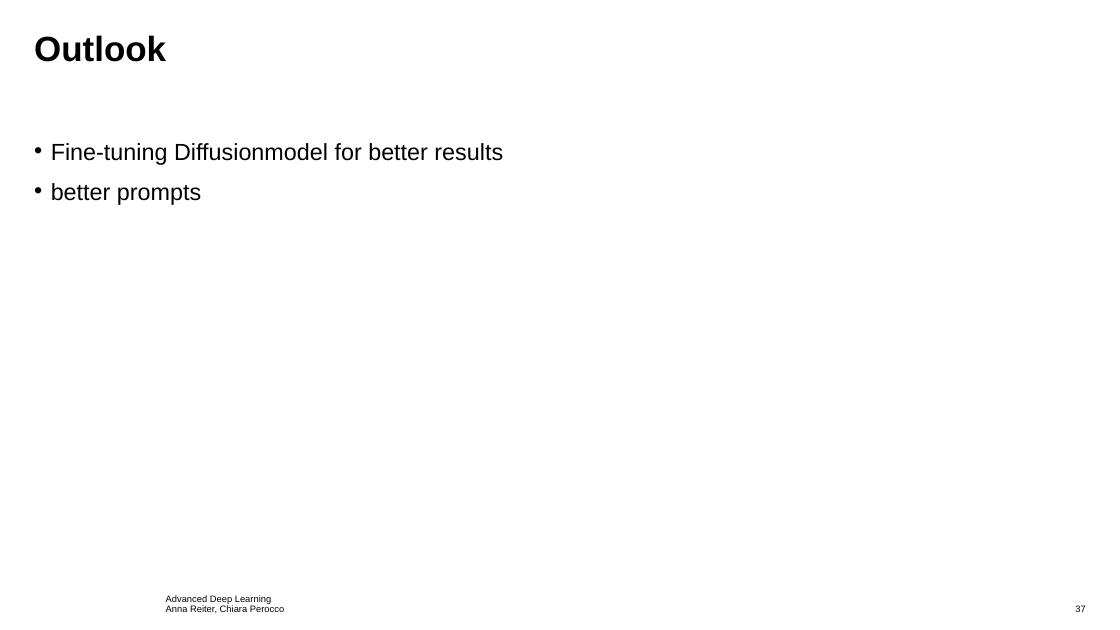
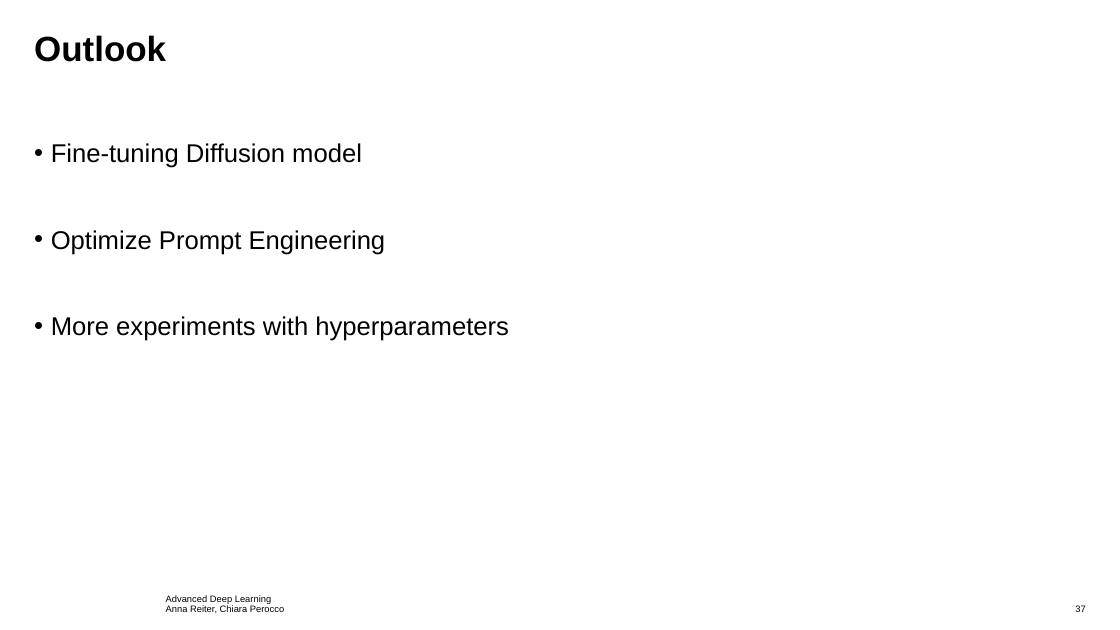
Before and after one commit to ChiaraPerocco/ADL-Project, a slide deck: slide 37 of Presentation/pres.pptx. Drawn at 1120x630 pixels with LibreOffice and Linux fonts; fonts in the diff are those of the drawing; background and template pictures are left out. Boxes give left, top, right and bottom in pixels: in the first picture for what was removed or moved away, otherwise in the second. Text is boxed around its words. In the diff, an @@ line names an element or a change of style, - is before the commit and + after.

```diff
--- a/Presentation/pres.pptx
+++ b/Presentation/pres.pptx
@@ text at (51, 143, 509, 341): text changed; size 20 to 22 pt @@
-• Fine-tuning Diffusionmodel for better results
-• better prompts
+• Fine-tuning Diffusion model
+• Optimize Prompt Engineering
+• More experiments with hyperparameters
```
Also in this commit, not shown: 4 other slides changed, 10 other files.
